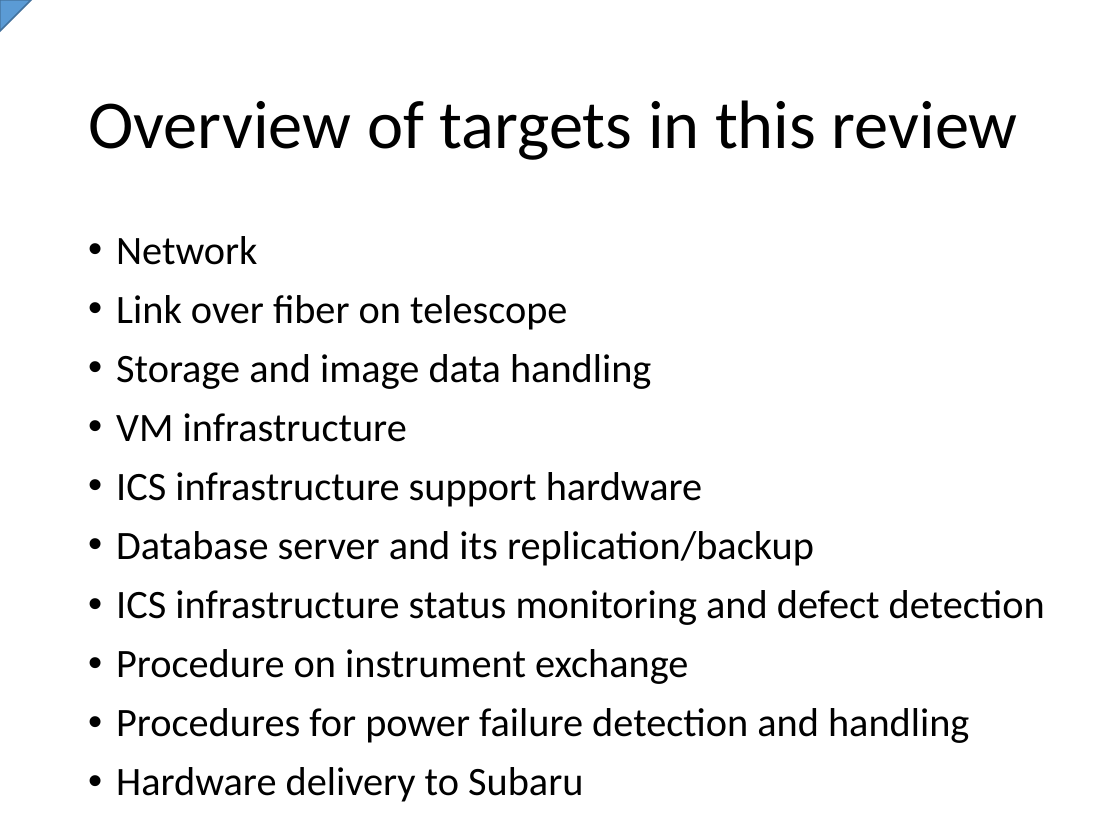
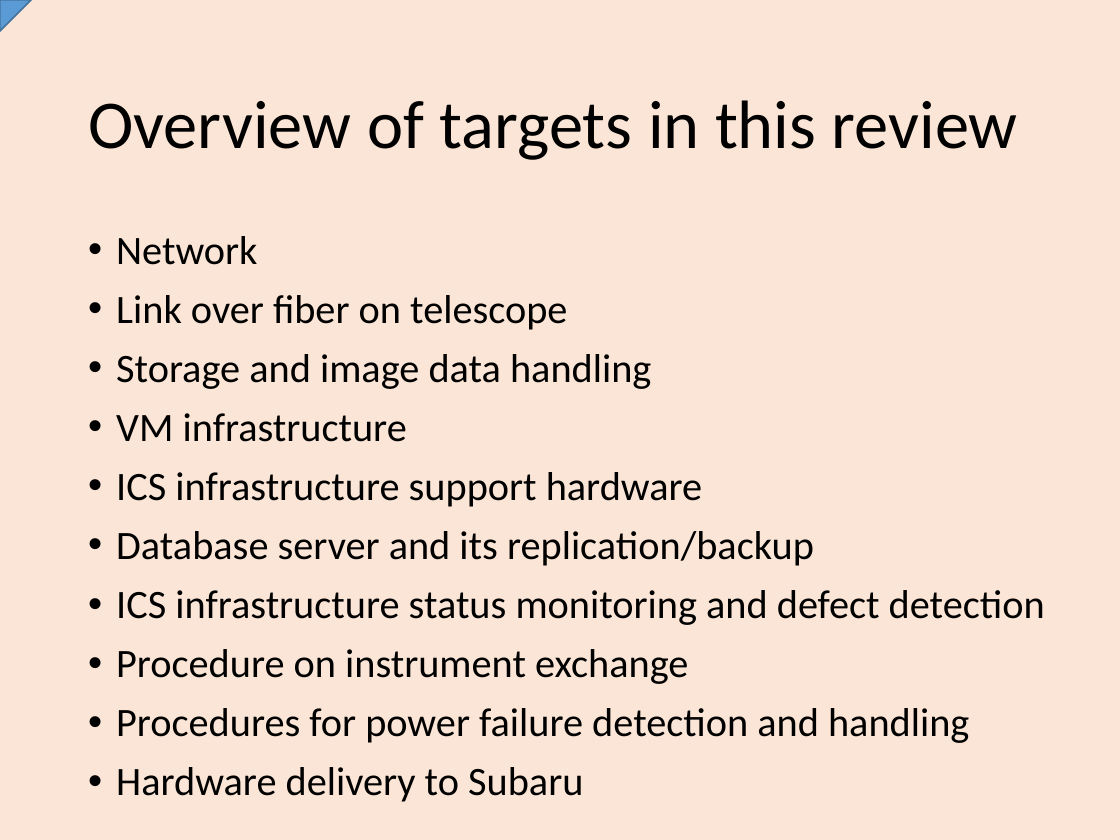
Before and after one commit to Subaru-PFS/ics_doc, a slide deck: slide 3 of SSN-00029.pptx. Drawn at 1120x840 pixels with LibreOffice and Linux fonts; fonts in the diff are those of the drawing. Boxes give left, top, right and bottom in pixels: in the first picture for what was removed or moved away, otherwise in the second. Text is boxed around its words. In the diff, an @@ line names an element or a change of style, - is before the commit and + after.

Commit message:
Added 1st draft for ICS overview and ICS support hardware

```diff
--- a/SSN-00029.pptx
+++ b/SSN-00029.pptx
@@ background #FFFFFF to #FBE5D6 @@
```
Also in this commit, not shown: 15 other slides changed, 8 slides added, 5 slides removed.
